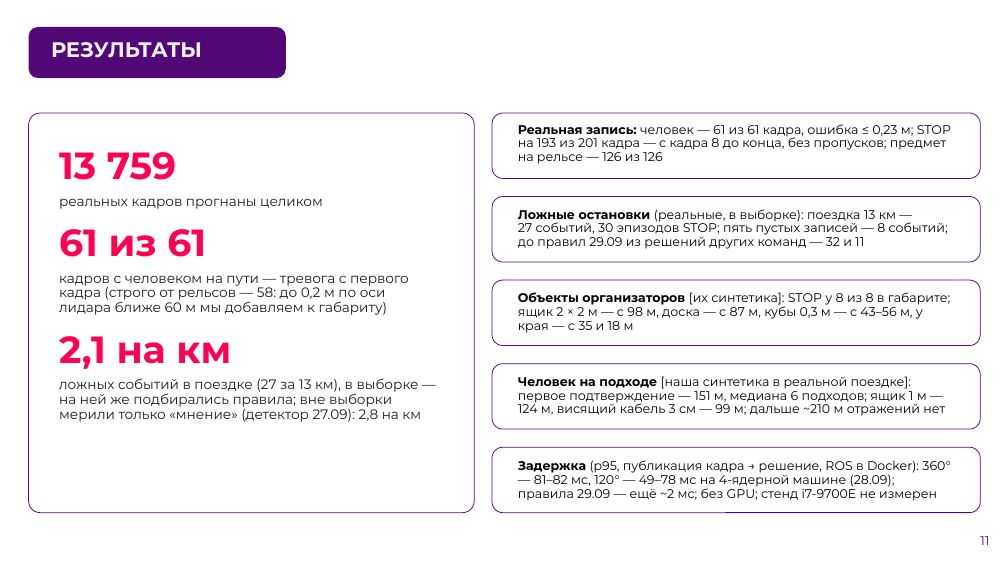
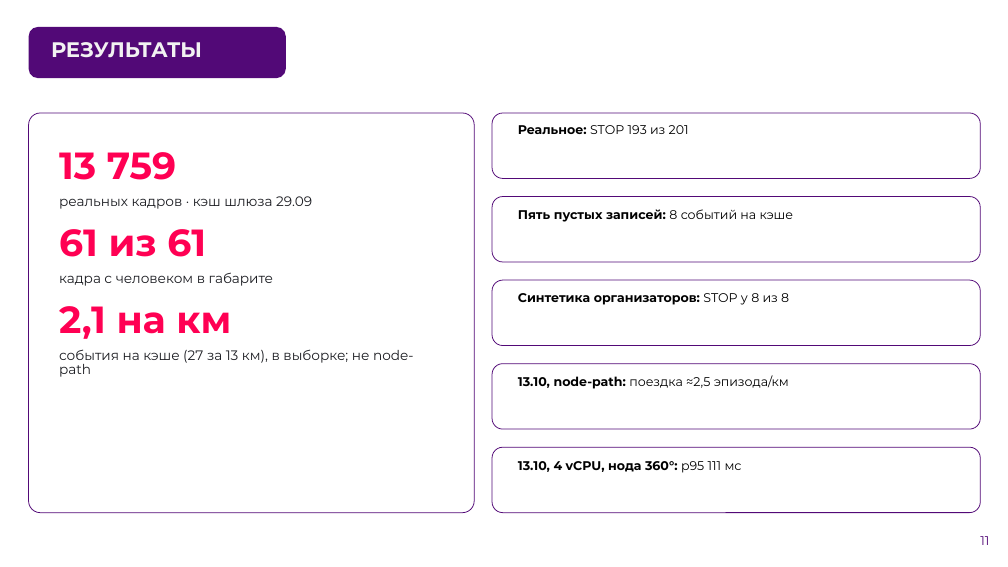
Before and after one commit to pmixay/ReSense, a slide deck: slide 11 of docs/presentation/ReSense_LCT2026.pptx. Drawn at 1008x567 pixels with LibreOffice and Linux fonts; fonts in the diff are those of the drawing; background and template pictures are left out. Boxes give left, top, right and bottom in pixels: in the first picture for what was removed or moved away, otherwise in the second. Text is boxed around its words. In the diff, an @@ line names an element or a change of style, - is before the commit and + after.

```diff
--- a/docs/presentation/ReSense_LCT2026.pptx
+++ b/docs/presentation/ReSense_LCT2026.pptx
@@ text at box(518, 125, 689, 134): text changed @@
-Реальная запись: человек — 61 из 61 кадра, ошибка ≤ 0,23 м; STOP на 193 из 201 кадра — с кадра 8 до конца, без пропусков; предмет на рельсе — 126 из 126
+Реальное: STOP 193 из 201
@@ text at box(59, 196, 312, 209): text changed @@
-реальных кадров прогнаны целиком
+реальных кадров · кэш шлюза 29.09
@@ text at box(518, 209, 794, 222): text changed; bold on @@
-Ложные остановки (реальные, в выборке): поездка 13 км — 27 событий, 30 эпизодов STOP; пять пустых записей — 8 событий; до правил 29.09 из решений других команд — 32 и 11
+Пять пустых записей: 8 событий на кэше
@@ text at box(59, 272, 274, 286): text changed @@
-кадров с человеком на пути — тревога с первого кадра (строго от рельсов — 58: до 0,2 м по оси лидара ближе 60 м мы добавляем к габариту)
+кадра с человеком в габарите
@@ text at box(518, 293, 789, 305): text changed; bold on @@
-Объекты организаторов [их синтетика]: STOP у 8 из 8 в габарите; ящик 2 × 2 м — с 98 м, доска — с 87 м, кубы 0,3 м — с 43–56 м, у края — с 35 и 18 м
+Синтетика организаторов: STOP у 8 из 8
@@ text at box(59, 349, 414, 377): text changed @@
-ложных событий в поездке (27 за 13 км), в выборке — на ней же подбирались правила; вне выборки мерили только «мнение» (детектор 27.09): 2,8 на км
+события на кэше (27 за 13 км), в выборке; не node-path
@@ text at box(518, 375, 789, 389): text changed @@
-Человек на подходе [наша синтетика в реальной поездке]: первое подтверждение — 151 м, медиана 6 подходов; ящик 1 м — 124 м, висящий кабель 3 см — 99 м; дальше ~210 м отражений нет
+13.10, node-path: поездка ≈2,5 эпизода/км
@@ text at box(518, 461, 742, 473): text changed; bold on @@
-Задержка (p95, публикация кадра → решение, ROS в Docker): 360° — 81–82 мс, 120° — 49–78 мс на 4-ядерной машине (28.09); правила 29.09 — ещё ~2 мс; без GPU; стенд i7-9700E не измерен
+13.10, 4 vCPU, нода 360°: p95 111 мс
```
Also in this commit, not shown: 13 other slides changed, 22 other files.
